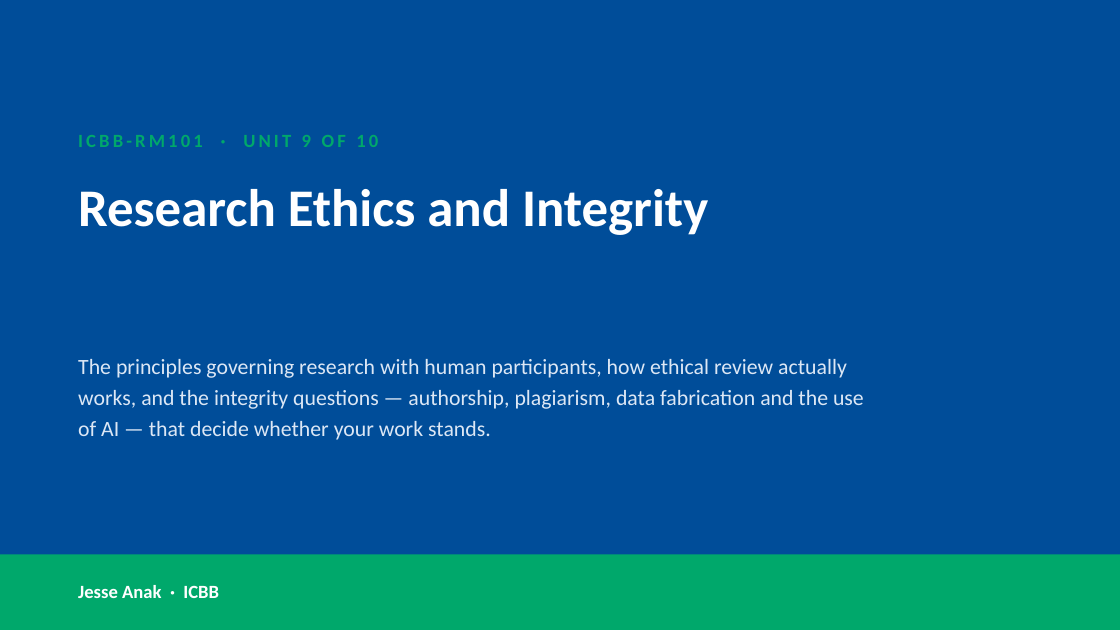
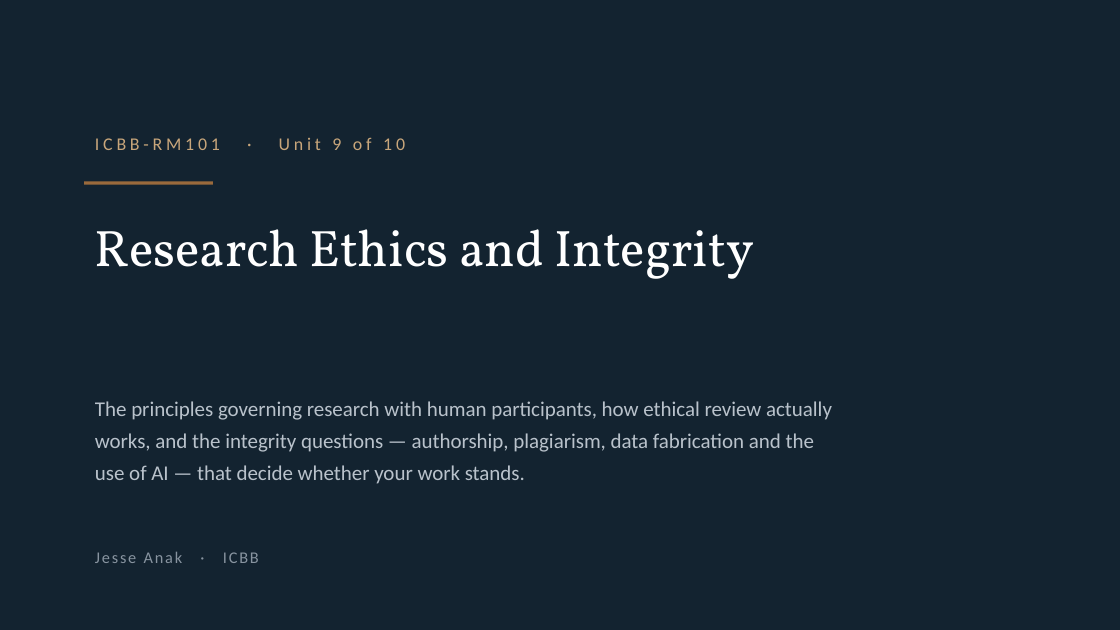
Before and after one commit to JesseAnak7534/ICBB, a slide deck: slide 149 of icbb-website/materials/research-methods/research-methods-slides.pptx. Drawn at 1120x630 pixels with LibreOffice and Linux fonts; fonts in the diff are those of the drawing; background and template pictures are left out. Boxes give left, top, right and bottom in pixels: in the first picture for what was removed or moved away, otherwise in the second. Text is boxed around its words. In the diff, an @@ line names an element or a change of style, - is before the commit and + after.

```diff
--- a/icbb-website/materials/research-methods/research-methods-slides.pptx
+++ b/icbb-website/materials/research-methods/research-methods-slides.pptx
@@ background #004D99 to #132330 @@
@@ text at (95, 137, 405, 150): text changed; size 12 to 11.5 pt; text colour #00A86B to #C8A67B; bold off @@
-ICBB-RM101 · UNIT 9 OF 10
+ICBB-RM101 · Unit 9 of 10
@@ text "Research Ethics and Integrity": place and size @@
-text "Research Ethics and Integrity" at (78, 189, 708, 235)
+text "Research Ethics and Integrity" at (95, 229, 755, 279)
@@ text "Research Ethics and Integrity" at (95, 229, 755, 279): size 34 to 33 pt, font Calibri to Vollkorn, bold off; line spacing 1 to 1.02 @@
@@ rectangle added at (84, 181, 213, 185), fill #9A6A3C @@
@@ text "The principles governing research with ...": place and size @@
-text "The principles governing research with ..." at (78, 359, 864, 440)
+text "The principles governing research with ..." at (95, 401, 832, 484)
@@ text "The principles governing research with ..." at (95, 401, 832, 484): size 14 to 13.5 pt, text colour #DCE7F5 to #B9C2CB; line spacing 1.2 to 1.28 @@
@@ rectangle removed at (0, 554, 1120, 630) @@
@@ text "Jesse Anak · ICBB": place and size @@
-text "Jesse Anak · ICBB" at (78, 585, 219, 598)
+text "Jesse Anak · ICBB" at (95, 552, 259, 563)
@@ text "Jesse Anak · ICBB" at (95, 552, 259, 563): size 12 to 10.5 pt, text colour #FFFFFF to #8894A0, letter spacing 0 to 1.2 pt, bold off @@
```
Also in this commit, not shown: 185 other slides changed, 49 other files.
